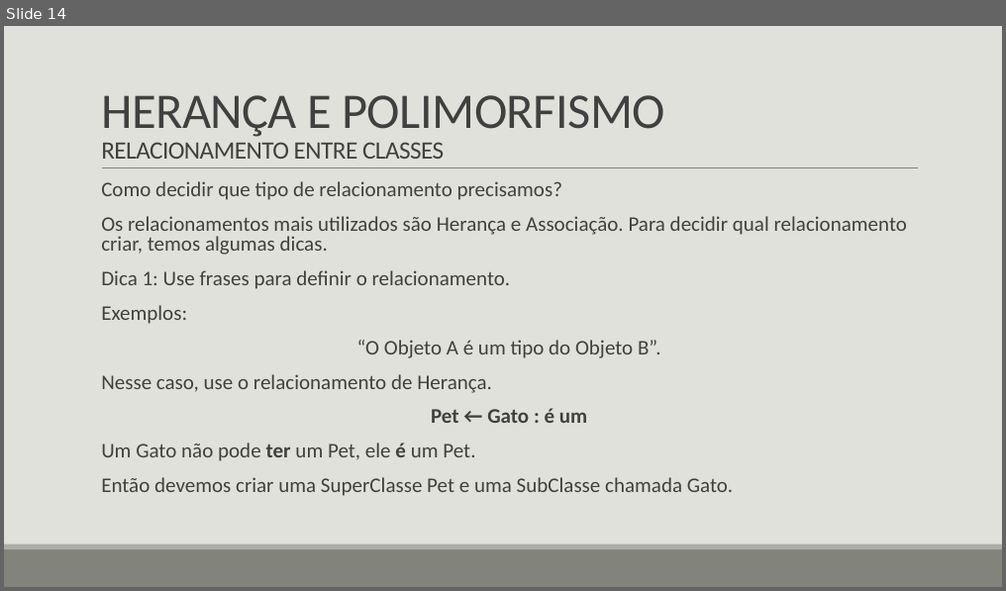
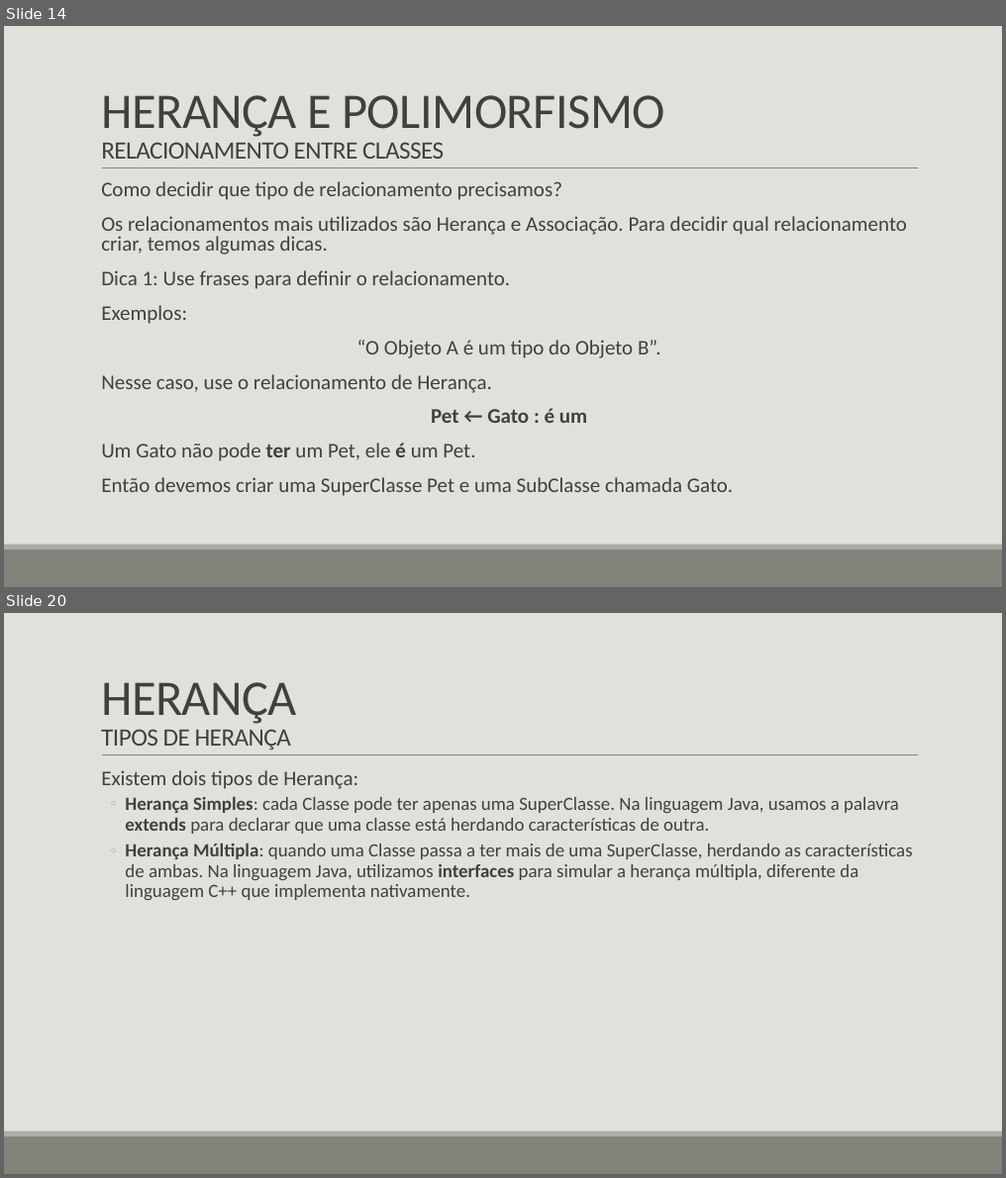
Before and after one commit to LucasHerculanoAmaro/Minhas-Aulas, a slide deck: Euripedes Simões de Paula/Java/Programação Orientada a Objetos 2/Programação Orientada a Objetos 2.pptx. Shown one above the other, each under a label of ours: slide 14 before the commit, slides 14 and 20 after it; the slides between them are not shown. The pictures are 1006x591 and 1006x1178 pixels, drawn with LibreOffice and Linux fonts; fonts in the diff are those of the drawing. Boxes give left, top, right and bottom in pixels: in the first picture for what was removed or moved away, otherwise in the second. Text is boxed around its words. In the diff, an @@ line names an element or a change of style, - is before the commit and + after.

```diff
--- a/Euripedes Simões de Paula/Java/Programação Orientada a Objetos 2/Programação Orientada a Objetos 2.pptx
+++ b/Euripedes Simões de Paula/Java/Programação Orientada a Objetos 2/Programação Orientada a Objetos 2.pptx
@@ slide 20 added at [4,613,1002,1174], background #E1E1DB; not listed: 3 template elements that a slide beside it also shows @@
@@ title added at [101,682,297,750], 24 pt, text #404040 @@
+HERANÇA
+TIPOS DE HERANÇA
@@ text added at [101,770,913,900], 18 pt, text #404040 @@
+  Existem dois tipos de Herança:
+  ◦ Herança Simples: cada Classe pode ter apenas uma SuperClasse. Na linguagem Java, usamos a palavra extends para declarar que uma classe está herdando características de outra.
+  ◦ Herança Múltipla: quando uma Classe passa a ter mais de uma SuperClasse, herdando as características de ambas. Na linguagem Java, utilizamos interfaces para simular a herança múltipla, diferente da linguagem C++ que implementa nativamente.
```
Also in this commit, not shown: 1 slide changed, 13 other slides added, 1 other file.
